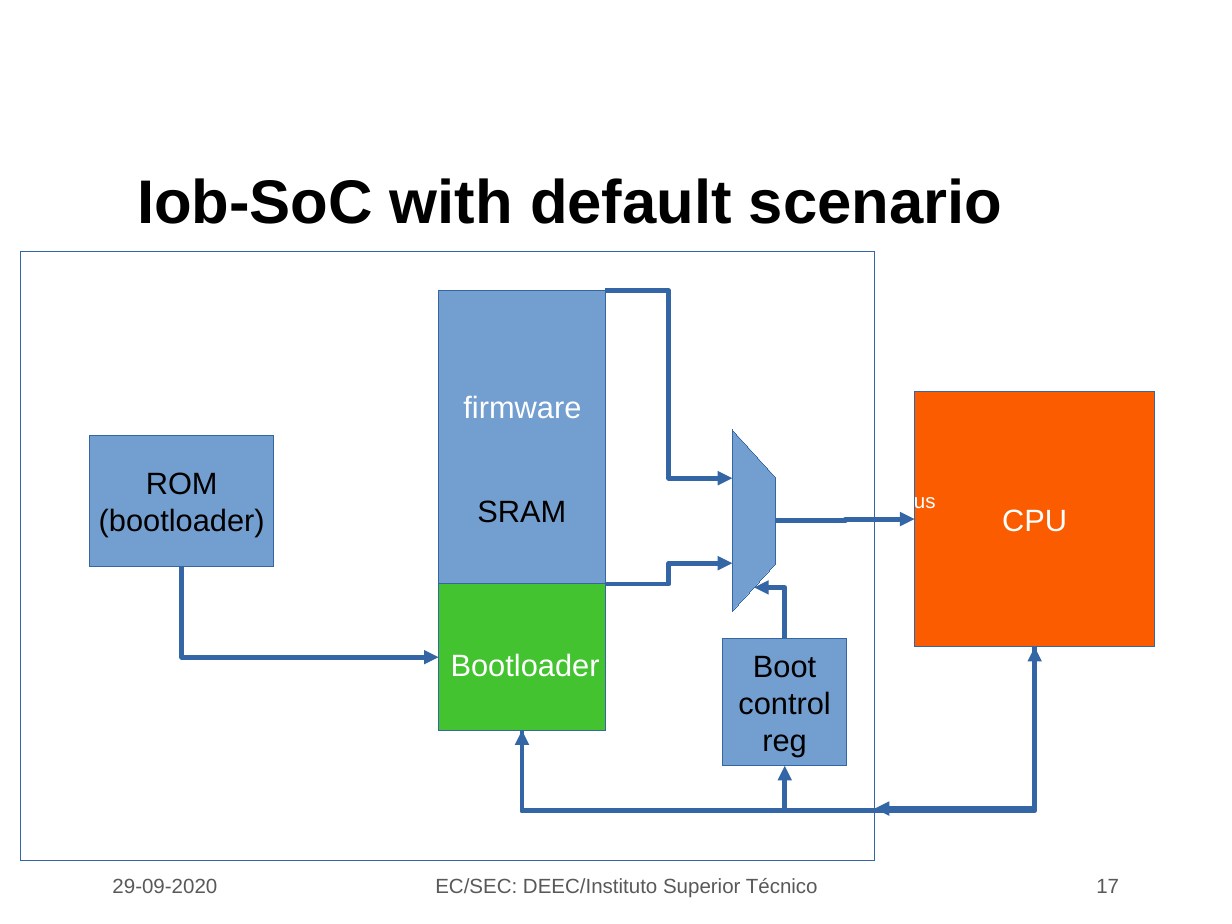
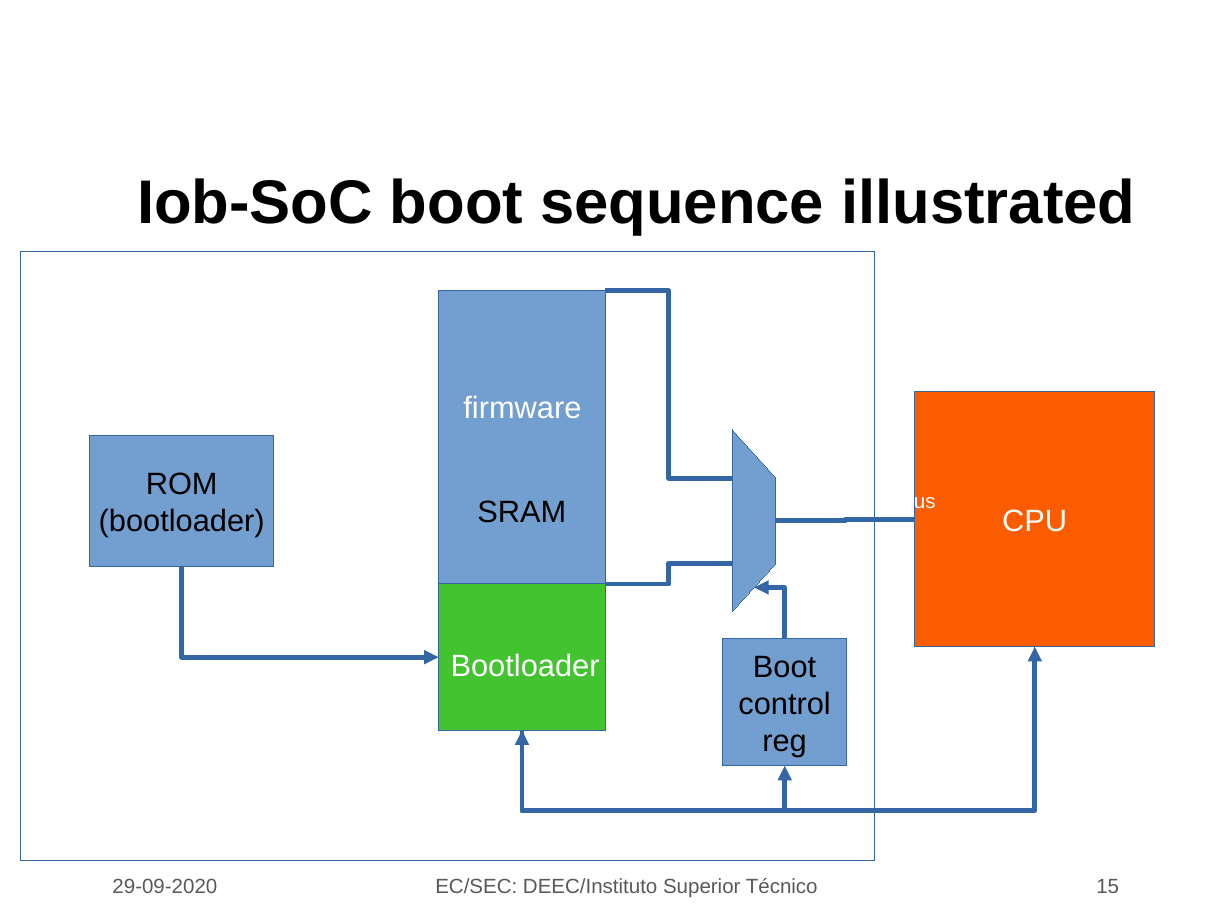
Before and after one commit to jjts/ist-sec, a slide deck: slide 15 of lectures/l3/l3.odp (slide 17 before the commit). Drawn at 1232x924 pixels with LibreOffice and Linux fonts; fonts in the diff are those of the drawing; background and template pictures are left out. Boxes give left, top, right and bottom in pixels: in the first picture for what was removed or moved away, otherwise in the second. Text is boxed around its words. In the diff, an @@ line names an element or a change of style, - is before the commit and + after.

```diff
--- a/lectures/l3/l3.odp
+++ b/lectures/l3/l3.odp
@@ title at box(137, 178, 1135, 235): text changed @@
-Iob-SoC with default scenario
+Iob-SoC boot sequence illustrated
@@ elbow arrow (605, 291) - (732, 478): elbow arrow to elbow line @@
@@ elbow arrow (776, 521) - (914, 519): elbow arrow to elbow line @@
@@ elbow arrow (605, 584) - (732, 563): elbow arrow to elbow line @@
@@ elbow line (522, 731) - (1035, 647): elbow line to elbow arrow @@
@@ elbow double arrow removed from (1035, 647) to (875, 808) @@
@@ page number at box(1096, 879, 1119, 893): text changed @@
-17
+15
```
Also in this commit, not shown: 15 other slides changed, 3 slides added, 1 slide removed, 5 other files.
